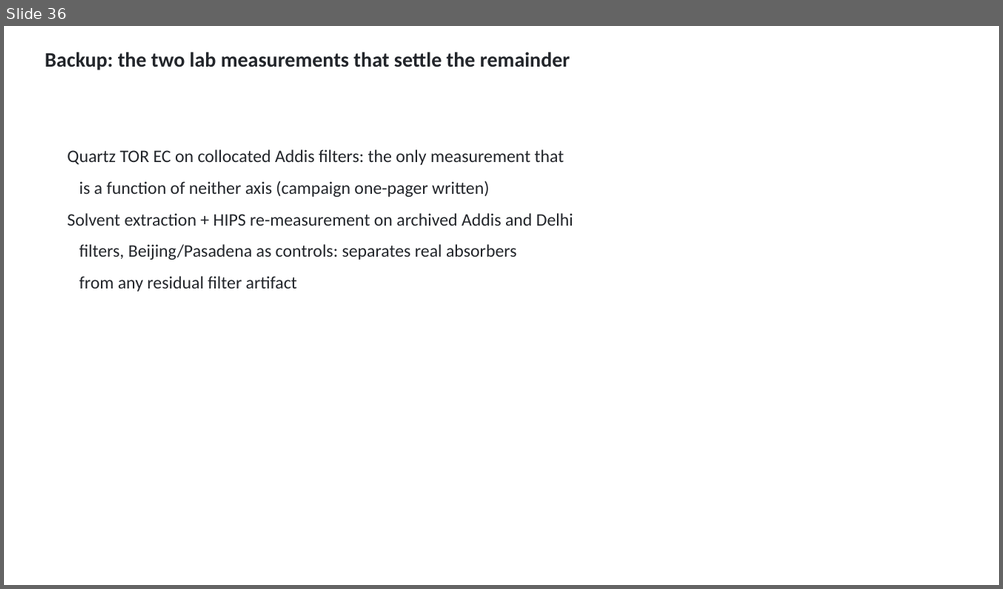
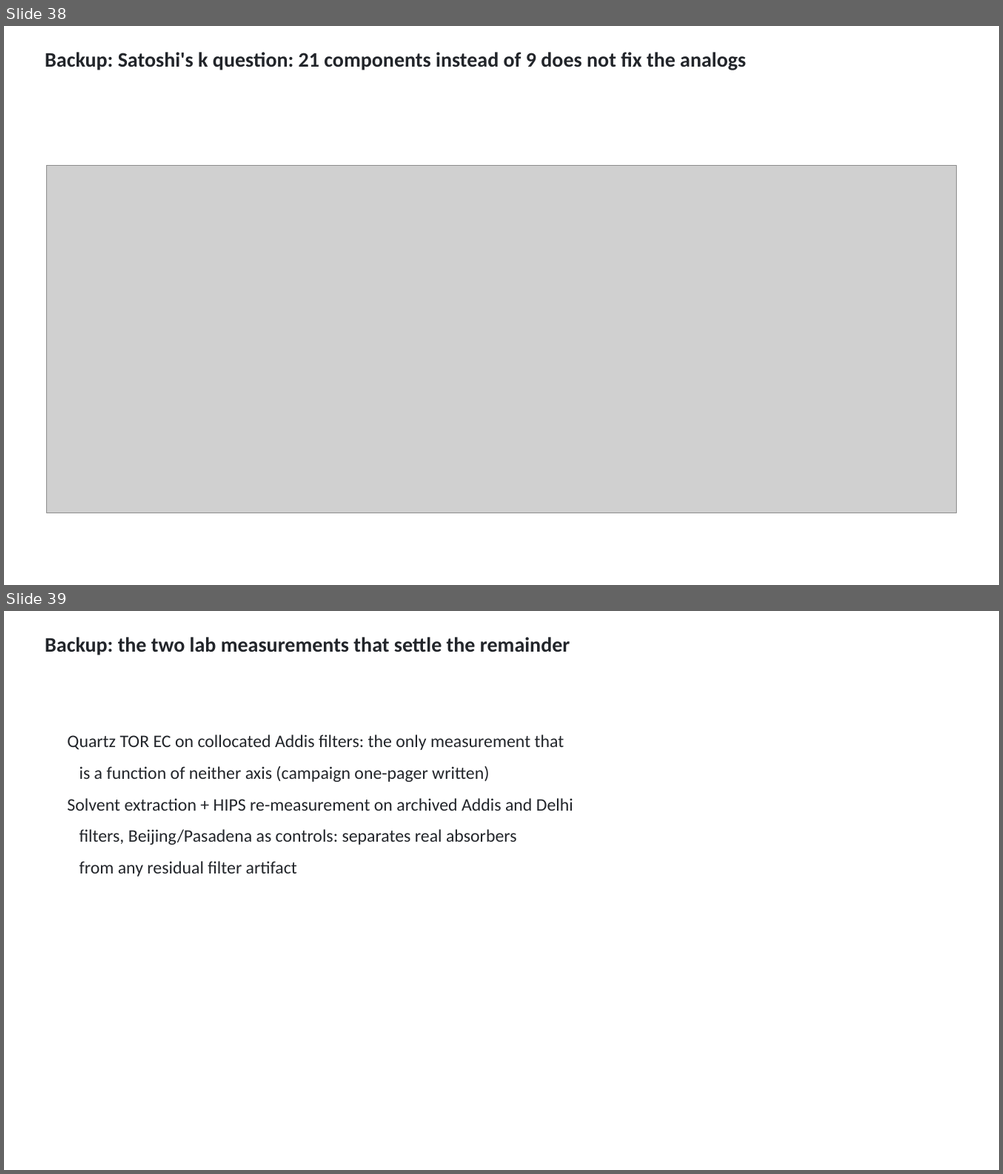
Before and after one commit to ahzs645/aethmodular, a slide deck: deliverables/ftir_group_2026-08-27/ftir_group_2026-08-27.pptx. Shown one above the other, each under a label of ours: slide 36 before the commit, slides 38 and 39 after it. The pictures are 1003x589 and 1003x1174 pixels, drawn with LibreOffice and Linux fonts; fonts in the diff are those of the drawing; grey boxes stand for pictures. Boxes give left, top, right and bottom in pixels: in the first picture for what was removed or moved away, otherwise in the second. Text is boxed around its words. In the diff, an @@ line names an element or a change of style, - is before the commit and + after.

```diff
--- a/deliverables/ftir_group_2026-08-27/ftir_group_2026-08-27.pptx
+++ b/deliverables/ftir_group_2026-08-27/ftir_group_2026-08-27.pptx
@@ slide 38 added at (x1=4, y1=26, x2=999, y2=585), background #FFFFFF @@
@@ text added at (x1=45, y1=52, x2=745, y2=70), 20 pt, text #22252A, bold @@
+Backup: Satoshi's k question: 21 components instead of 9 does not fix the analogs
@@ picture added at (x1=46, y1=166, x2=957, y2=513) @@
@@ what was slide 36 is now slide 39 @@
```
Also in this commit, not shown: 2 other slides added, 3 other files.
